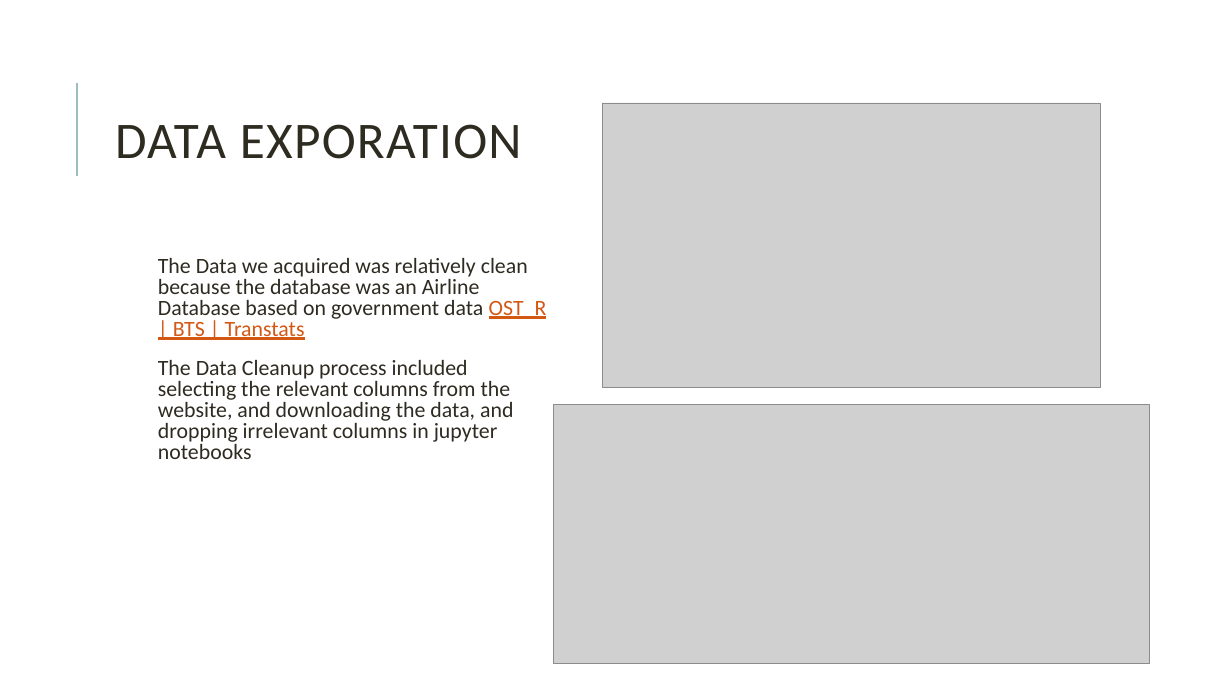
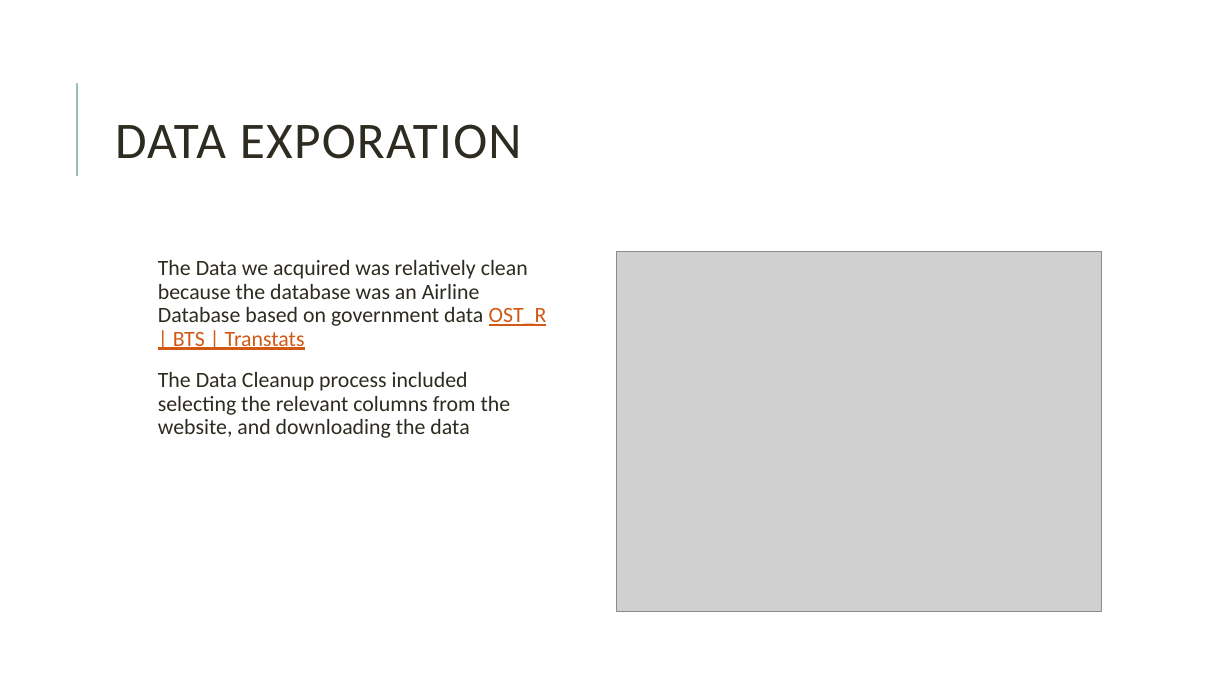
Before and after one commit to davew306/Project_Airline, a slide deck: slide 4 of Project Delta Airlines Presentation.pptx. Drawn at 1232x693 pixels with LibreOffice and Linux fonts; fonts in the diff are those of the drawing; grey boxes stand for pictures. Boxes give left, top, right and bottom in pixels: in the first picture for what was removed or moved away, otherwise in the second. Text is boxed around its words. In the diff, an @@ line names an element or a change of style, - is before the commit and + after.

```diff
--- a/Project Delta Airlines Presentation.pptx
+++ b/Project Delta Airlines Presentation.pptx
@@ text at (158, 260, 547, 350): line spacing 0.8 to 0.9 @@
@@ picture: place and size @@
-picture at (603, 103, 1100, 387)
+picture at (616, 252, 1102, 613)
@@ text at (158, 372, 511, 438): text changed @@
-  The Data Cleanup process included selecting the relevant columns from the website, and downloading the data, and dropping irrelevant columns in jupyter notebooks
+  The Data Cleanup process included selecting the relevant columns from the website, and downloading the data
@@ picture removed at (554, 405, 1150, 664) @@
```
Also in this commit, not shown: 2 other slides changed, 1 slide added, 2 slides removed.
